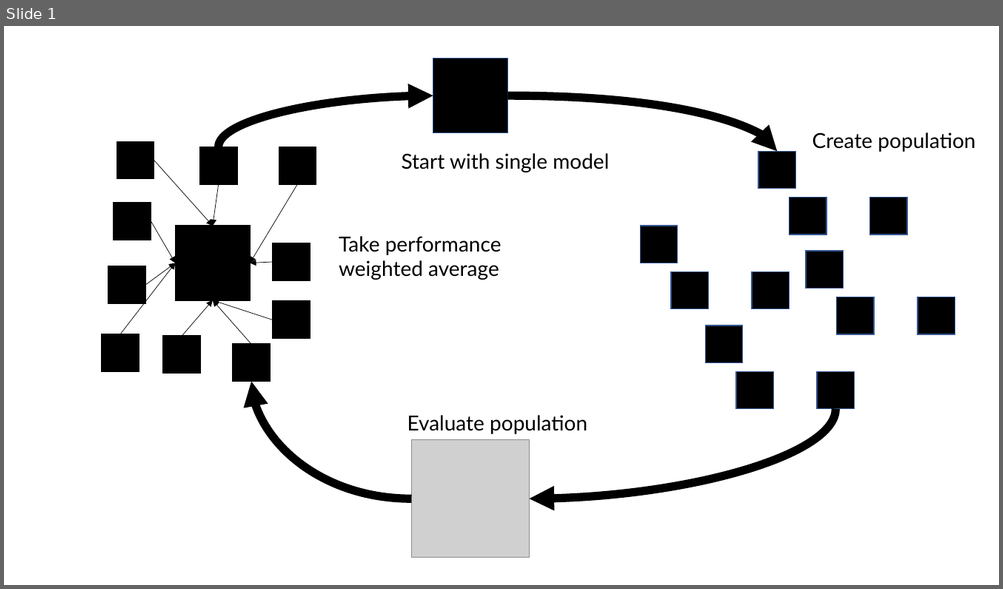
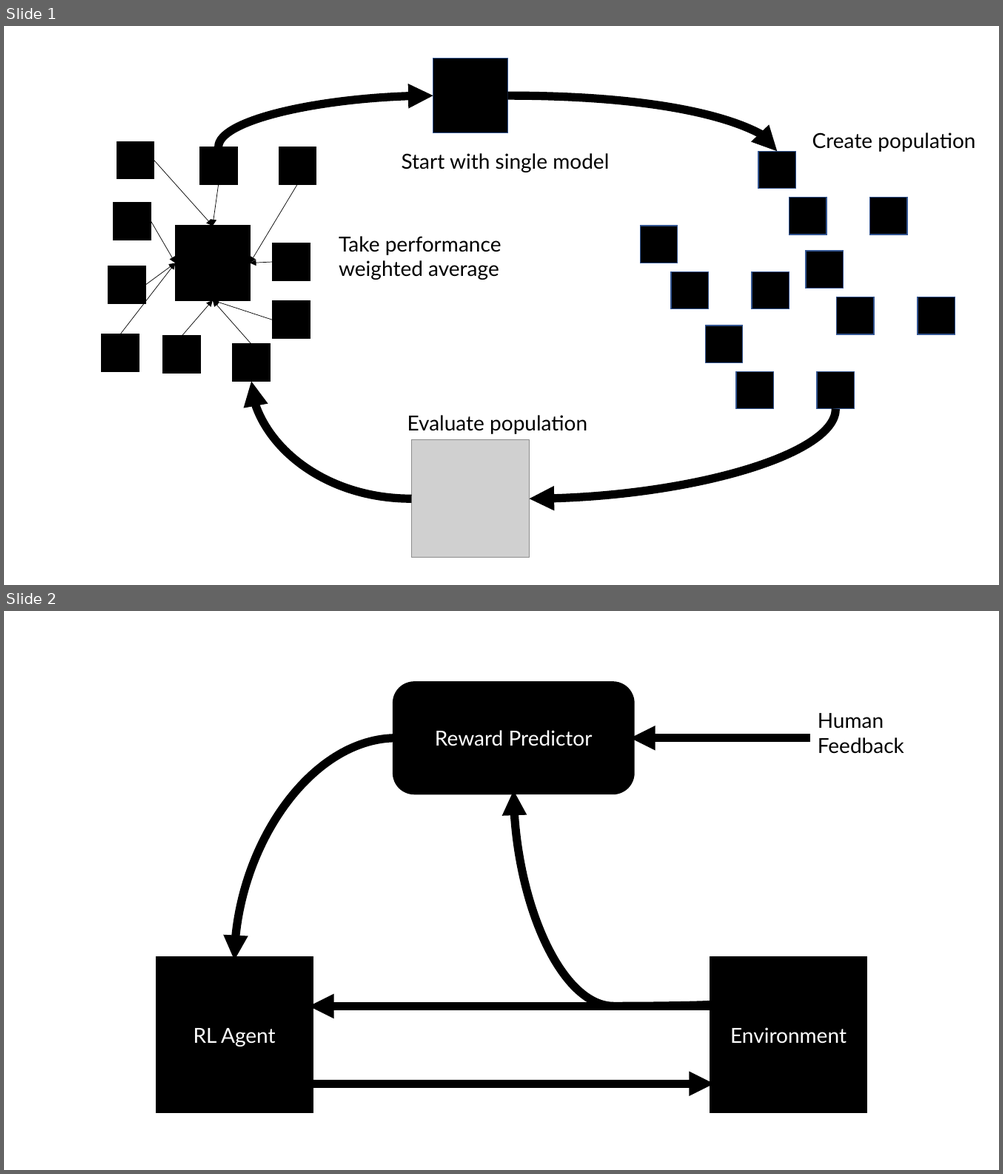
Before and after one commit to kishorrit/MLF, a slide deck: assets/pp files/evolutionary strategy.pptx. Shown one above the other, each under a label of ours: slide 1 before the commit, slides 1 and 2 after it. The pictures are 1003x589 and 1003x1174 pixels, drawn with LibreOffice and Linux fonts; fonts in the diff are those of the drawing; grey boxes stand for pictures. Boxes give left, top, right and bottom in pixels: in the first picture for what was removed or moved away, otherwise in the second. Text is boxed around its words. In the diff, an @@ line names an element or a change of style, - is before the commit and + after.

```diff
--- a/assets/pp files/evolutionary strategy.pptx
+++ b/assets/pp files/evolutionary strategy.pptx
@@ slide 2 added at box(4, 611, 999, 1170), background #FFFFFF @@
@@ rounded rectangle added at box(396, 686, 630, 791), fill #000000, outline #000000 8 pt, 20 pt, text #FFFFFF @@
+Reward Predictor
@@ text added at box(817, 713, 904, 754), 20 pt, text #000000 @@
+Human Feedback
@@ curved arrow added from (396, 738) to (235, 960), #000000 8 pt @@
@@ arrow added from (810, 738) to (630, 738), #000000 8 pt @@
@@ curved arrow added from (714, 1005) to (514, 791), #000000 8 pt @@
@@ rectangle added at box(160, 960, 309, 1110), fill #000000, outline #000000 8 pt, 20 pt, text #FFFFFF @@
+RL Agent
@@ rectangle added at box(714, 960, 862, 1110), fill #000000, outline #000000 8 pt, 20 pt, text #FFFFFF @@
+Environment
@@ arrow added from (714, 1006) to (309, 1006), #000000 8 pt @@
@@ arrow added from (309, 1084) to (714, 1084), #000000 8 pt @@
```
Also in this commit, not shown: 3 other files.
